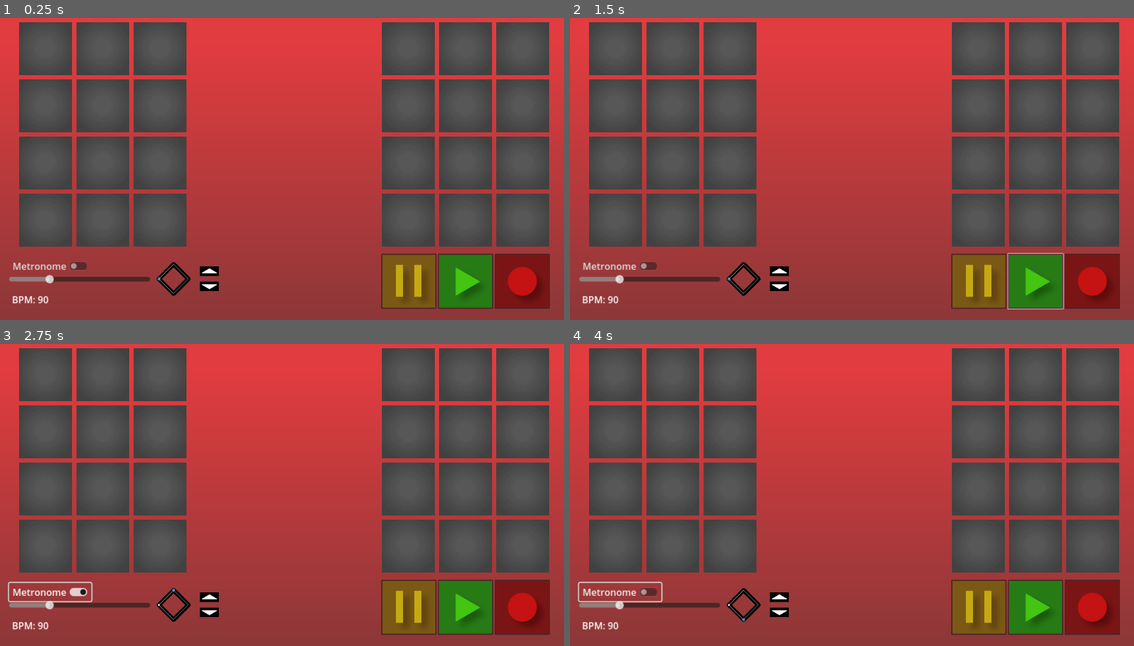
Above: before the commit, frames 1-4 (two rows, left to right).
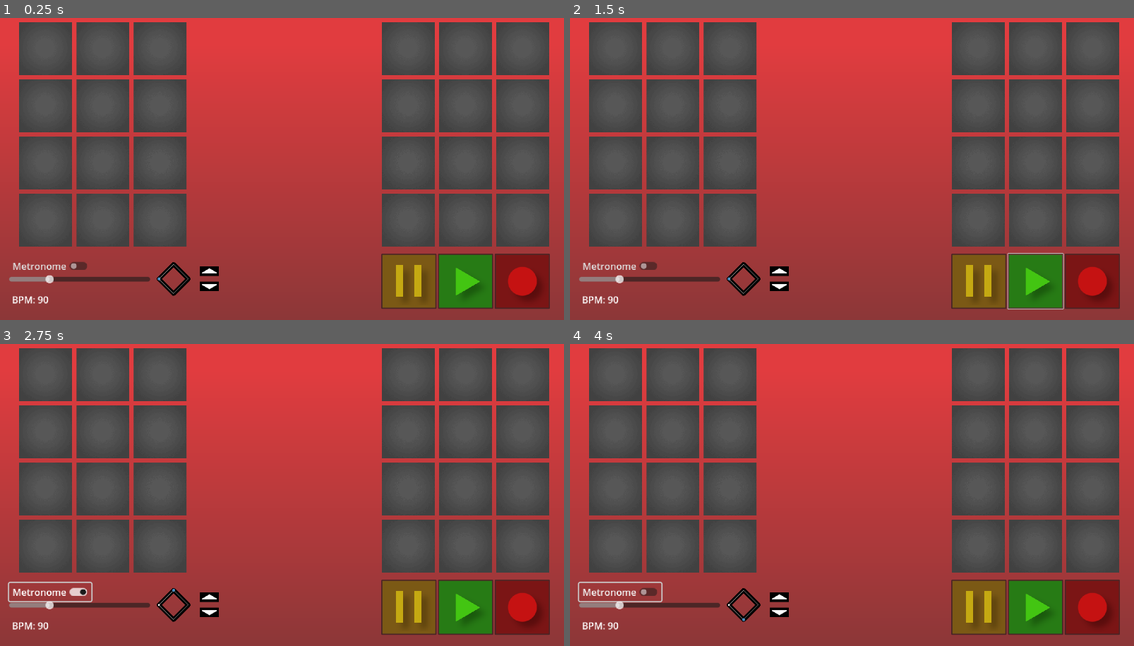
Above: after the commit, the same moments.

Repository: avery-gallant/hci-group-project
Game: Godot game, scene res://scenes/station.tscn
The game is run twice, just before and just after one commit, with the same random seed, the same clock (stepped at 60 frames per second) and the same inputs.
Inputs (mouse positions are in pixels of both pictures, inside the frame that each line leads up to):
- Up to frame 1 (0.25 s): no input
- Up to frame 2 (1.5 s): click (1038, 280) at 0.5 s; click (1038, 280) at 1.25 s
- Up to frame 3 (2.75 s): click "Metronome" at 2 s
- Up to frame 4 (4 s): click (1094, 606) at 2.75 s; click "Metronome" at 3.5 s

The runs differ from the first frame. In frame 1, 0.1% of the frame differs, in the area x 2-85%, y 81-95%; in frame 2, 0.1%; in frame 3, 0.1%; in frame 4, 0.1%.

Commit message:
touch detection for soundloader buttons

Diff:
--- a/Hci project/project.godot
+++ b/Hci project/project.godot
@@ -19,8 +19,12 @@
 
 window/size/viewport_width=1920
 window/size/viewport_height=1080
-window/size/mode=3
+window/size/initial_position_type=0
 
 [input_devices]
 
 pointing/emulate_touch_from_mouse=true
+
+[rendering]
+
+textures/canvas_textures/default_texture_filter=0
--- /dev/null
+++ b/Hci project/scenes/sound_loader.tscn
@@ -0,0 +1,24 @@
+[gd_scene load_steps=3 format=3 uid="uid://0200lxkam878"]
+
+[ext_resource type="Script" path="res://scripts/sound_loader.gd" id="1_lbqme"]
+
+[sub_resource type="CircleShape2D" id="CircleShape2D_8vib3"]
+
+[node name="soundLoader" type="Node2D"]
+z_index = 1
+script = ExtResource("1_lbqme")
+path = "res://souds/carpet/"
+ringRadius = 200.0
+maxRow = 6
+
+[node name="buttons" type="Node2D" parent="."]
+
+[node name="Label" type="Label" parent="."]
+offset_right = 40.0
+offset_bottom = 23.0
+text = "(0, 0)"
+
+[node name="TouchScreenButton" type="TouchScreenButton" parent="."]
+shape = SubResource("CircleShape2D_8vib3")
+
+[node name="Area2D" type="Area2D" parent="."]
--- a/Hci project/scenes/soundbutton.tscn
+++ b/Hci project/scenes/soundbutton.tscn
@@ -1,8 +1,9 @@
-[gd_scene load_steps=4 format=3 uid="uid://bkqm36ehhqyxk"]
+[gd_scene load_steps=5 format=3 uid="uid://bkqm36ehhqyxk"]
 
 [ext_resource type="Texture2D" uid="uid://ufpyrsd51ibc" path="res://texture/button.jpg" id="1_a55gj"]
 [ext_resource type="Script" path="res://scripts/TouchScreenButton.gd" id="1_ofvg8"]
 [ext_resource type="Texture2D" uid="uid://def1fhisuegrr" path="res://texture/button_pressed.jpg" id="2_5panj"]
+[ext_resource type="PackedScene" uid="uid://0200lxkam878" path="res://scenes/sound_loader.tscn" id="4_6au7k"]
 
 [node name="SoundButton" type="TouchScreenButton"]
 texture_normal = ExtResource("1_a55gj")
@@ -15,13 +16,19 @@
 [node name="FileDialog" type="FileDialog" parent="."]
 title = "Open a File"
 initial_position = 2
-size = Vector2i(312, 600)
+size = Vector2i(1159, 907)
 visible = true
+theme_override_colors/folder_icon_color = Color(0.479316, 0.225173, 0.760494, 1)
 ok_button_text = "Open"
 file_mode = 0
 root_subfolder = "souds"
 filters = PackedStringArray("*.wav")
 
+[node name="soundLoader" parent="." instance=ExtResource("4_6au7k")]
+position = Vector2(90, 90)
+ringRadius = 180.0
+spacing = 6.0
+
 [connection signal="pressed" from="." to="." method="_on_pressed"]
 [connection signal="released" from="." to="." method="_on_released"]
 [connection signal="timeout" from="Timer" to="." method="_on_timer_timeout"]
--- a/Hci project/scripts/TouchScreenButton.gd
+++ b/Hci project/scripts/TouchScreenButton.gd
@@ -38,7 +38,7 @@
 
 func _on_timer_timeout():
 	visible=false
-	fd_get.visible=true
+	$soundLoader.visible=true
 	visible=true
 
 func _on_file_dialog_file_selected(path):
--- /dev/null
+++ b/Hci project/scripts/sound_loader.gd
@@ -0,0 +1,66 @@
+extends Node2D
+
+var dir
+@export var path : String
+
+@export var ringRadius : float
+var buttonRadius : float
+@export var maxRow : int
+@export var spacing : float
+
+var numButtons
+
+var xCoord = 0
+var yCoord = 0
+
+func _ready():
+	visible = false
+	scanFile()
+	placeButtons()
+
+func scanFile():
+	dir = DirAccess.open(path)
+	dir.list_dir_begin()
+	var file = dir.get_next()
+	while file != "":
+		var button = Area2D.new()
+		button.name = file
+		var shape = CollisionShape2D.new()
+		shape.name = "shape"
+		shape.shape = CircleShape2D.new()
+		button.add_child(shape)
+		var text = Label.new()
+		text.text = button.name
+		button.add_child(text)
+		button.mouse_exited.connect(onReleased)
+		$buttons.add_child(button)
+		file = dir.get_next()
+		file = dir.get_next()
+	dir.list_dir_end()
+
+func placeButtons():
+	numButtons = $buttons.get_child_count()
+	buttonRadius = ringRadius/(4) - spacing
+	var theta = PI/min(numButtons+1, maxRow+1)
+	var i = 0
+	while(theta < PI):
+		placeOnCircle(ringRadius, theta, i)
+		theta += PI/min(numButtons+1, maxRow+1)
+		i += 1
+
+	if(numButtons > maxRow):
+		ringRadius = 1.5*ringRadius
+		theta = PI/(numButtons - maxRow + 1)
+		i = maxRow
+		while(theta < PI):
+			placeOnCircle(ringRadius, theta, i)
+			theta += PI/(numButtons - maxRow + 1)
+			i += 1
+
+func placeOnCircle(radius : float, theta: float, i: int):
+	$buttons.get_child(i).get_node("shape").shape.radius = buttonRadius
+	$buttons.get_child(i).position.x = radius*cos(theta)
+	$buttons.get_child(i).position.y = radius*sin(theta)
+
+func onReleased():
+	print("released")
Binary file added: Hci project/texture/badass_grimreaper_by_bassemobil_d8ls0yb-fullview.jpg
Not shown, added: Hci project/texture/badass_grimreaper_by_bassemobil_d8ls0yb-fullview.jpg.import
Binary file added: Hci project/texture/circle.png
Not shown, added: Hci project/texture/circle.png.import
